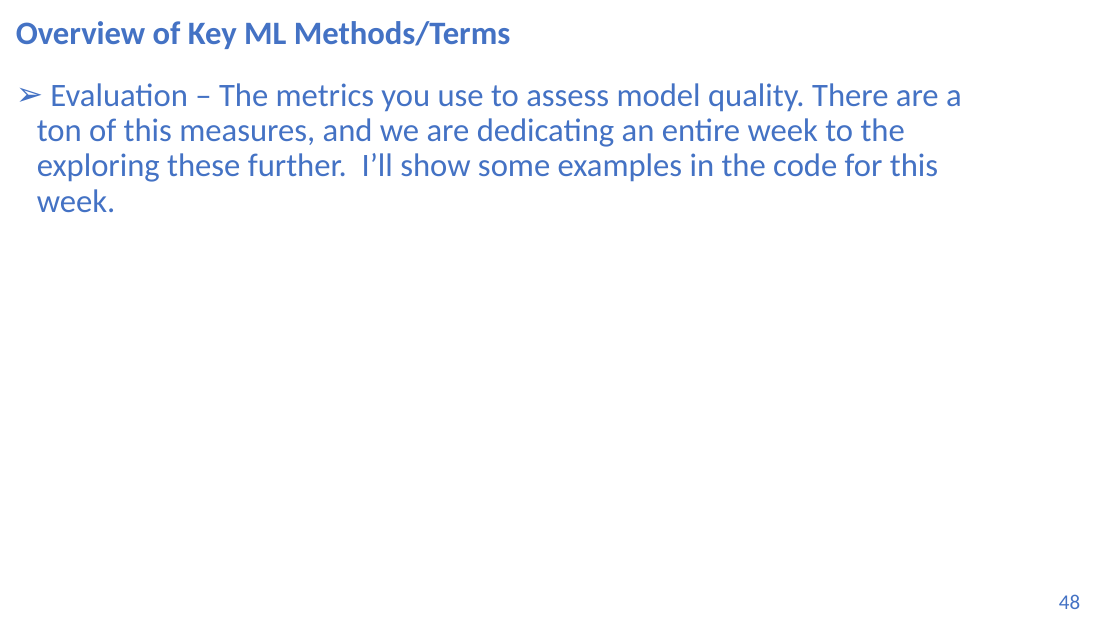
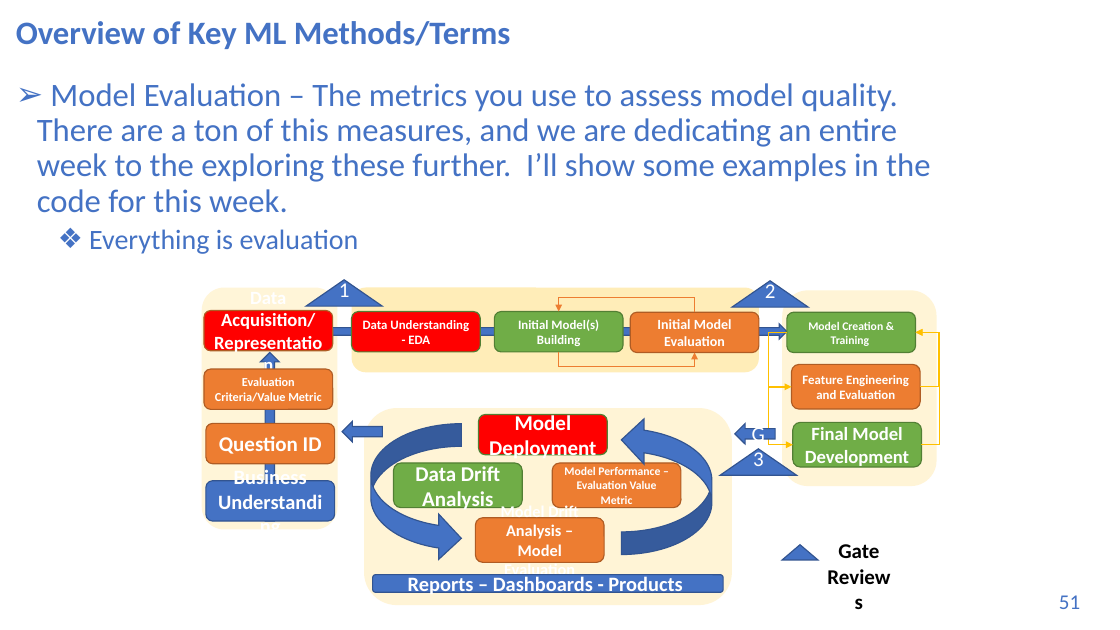
Before and after one commit to UVADS/DS-3001, a slide deck: slide 51 of 05_ML_Concepts_II_Data_Prep/machine_learning_bootcamp.pptx (slide 48 before the commit). Drawn at 1120x630 pixels with LibreOffice and Linux fonts; fonts in the diff are those of the drawing. Boxes give left, top, right and bottom in pixels: in the first picture for what was removed or moved away, otherwise in the second. Text is boxed around its words. In the diff, an @@ line names an element or a change of style, - is before the commit and + after.

```diff
--- a/05_ML_Concepts_II_Data_Prep/machine_learning_bootcamp.pptx
+++ b/05_ML_Concepts_II_Data_Prep/machine_learning_bootcamp.pptx
@@ text at (x1=37, y1=83, x2=930, y2=254): text changed @@
-➢ Evaluation – The metrics you use to assess model quality. There are a ton of this measures, and we are dedicating an entire week to the exploring these further. I’ll show some examples in the code for this week.
+➢ Model Evaluation – The metrics you use to assess model quality. There are a ton of this measures, and we are dedicating an entire week to the exploring these further. I’ll show some examples in the code for this week.
+  ❖ Everything is evaluation
@@ group added at (x1=202, y1=280, x2=940, y2=606): 19 rounded rectangles, 6 elbow arrows, 4 right arrows, 4 triangles, 2 curved right arrows, 1 text @@
+Question ID
+Business Understanding
+Data Acquisition/ Representation
+Initial Model
+Evaluation
+Data Understanding - EDA
+Initial Model(s) Building
+Evaluation Criteria/Value Metric
+Model Creation & Training
+Feature Engineering and Evaluation
+Final Model Development
+Model Deployment
+Data Drift Analysis
+Model Performance – Evaluation Value Metric
+Model Drift Analysis – Model Evaluation
+Reports – Dashboards - Products
+G1
+G2
+G3
+Gate Reviews
@@ page number at (x1=1059, y1=595, x2=1080, y2=609): text changed @@
-48
+51
```
Also in this commit, not shown: 2 other slides changed, 2 slides added, 47 other files.
